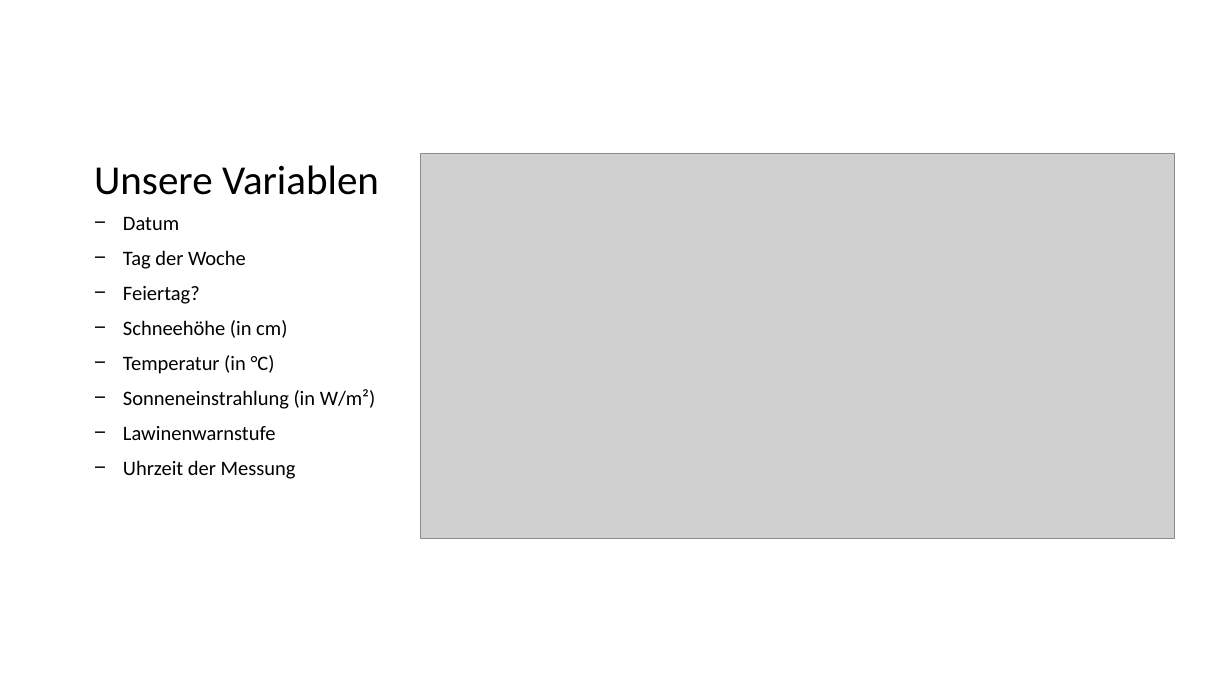
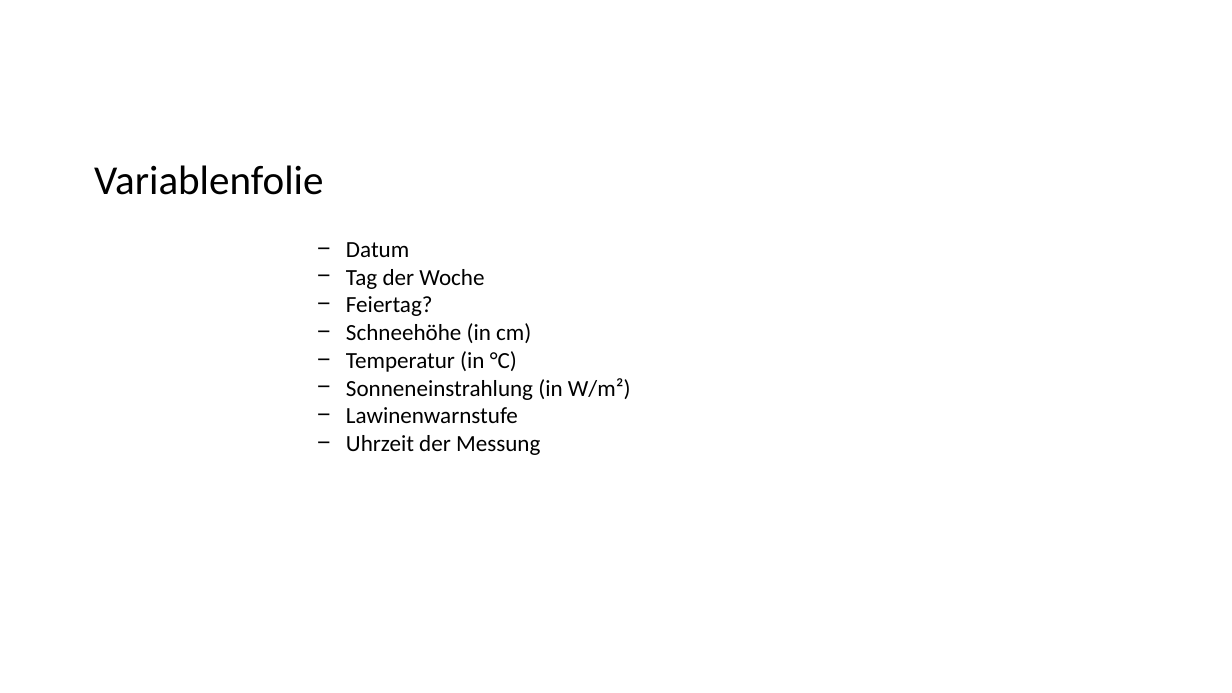
Before and after one commit to leavanh/LVS, a slide deck: slide 3 of Organisatorisches/Datengrundlage.pptx. Drawn at 1232x693 pixels with LibreOffice and Linux fonts; fonts in the diff are those of the drawing; grey boxes stand for pictures. Boxes give left, top, right and bottom in pixels: in the first picture for what was removed or moved away, otherwise in the second. Text is boxed around its words. In the diff, an @@ line names an element or a change of style, - is before the commit and + after.

```diff
--- a/Organisatorisches/Datengrundlage.pptx
+++ b/Organisatorisches/Datengrundlage.pptx
@@ title at [94, 165, 323, 195]: text changed @@
-Unsere Variablen
+Variablenfolie
@@ picture removed at [421, 153, 1175, 539] @@
@@ text "Datum": place and size @@
-text "Datum" at [123, 217, 376, 479]
+text "Datum" at [346, 242, 631, 455]
@@ text "Datum" at [346, 242, 631, 455]: size 16 to 18 pt; line spacing 0.9 to 1; less space between paragraphs @@
```
Also in this commit, not shown: 5 slides added, 3 slides removed, 6 other files.
